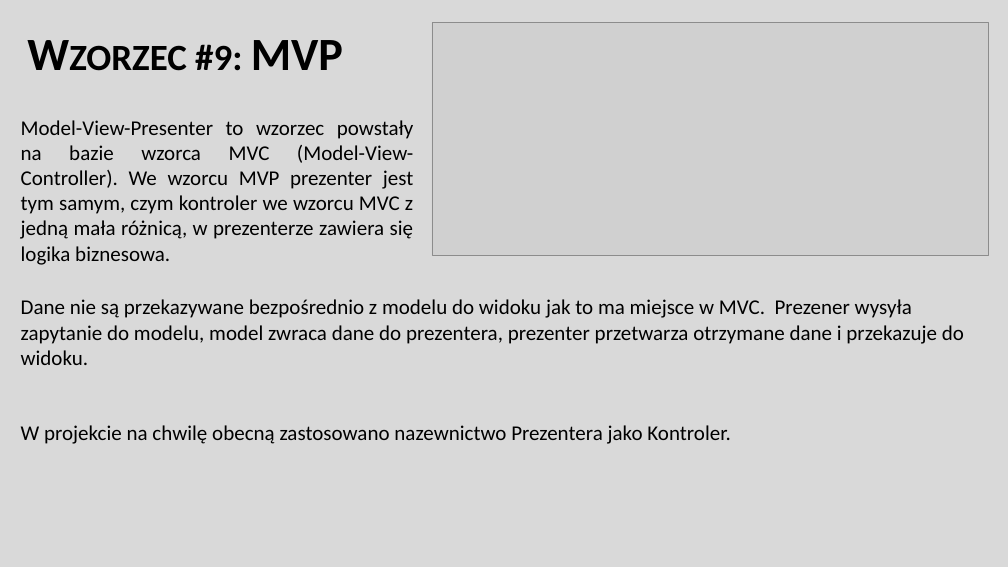
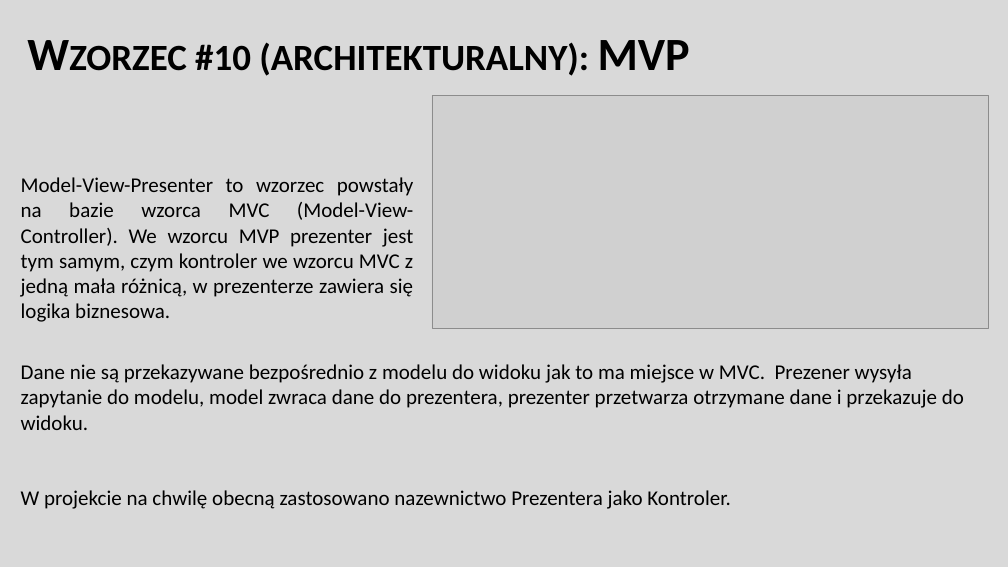
Before and after one commit to adambajguz/MusicPlayer, a slide deck: slide 22 of Documentation - PL/ZTP Dokumentation.pptx (slide 21 before the commit). Drawn at 1008x567 pixels with LibreOffice and Linux fonts; fonts in the diff are those of the drawing; grey boxes stand for pictures. Boxes give left, top, right and bottom in pixels: in the first picture for what was removed or moved away, otherwise in the second. Text is boxed around its words. In the diff, an @@ line names an element or a change of style, - is before the commit and + after.

```diff
--- a/Documentation - PL/ZTP Dokumentation.pptx
+++ b/Documentation - PL/ZTP Dokumentation.pptx
@@ title at (x1=195, y1=40, x2=690, y2=76): text changed @@
-Wzorzec #9: MVP
+Wzorzec #10 (architekturalny): MVP
@@ picture moved from (x1=432, y1=23, x2=988, y2=256) to (x1=432, y1=96, x2=988, y2=329) @@
@@ text "Model-View-Presenter to wzorzec powstały na ..." moved from (x1=21, y1=120, x2=413, y2=265) to (x1=21, y1=177, x2=413, y2=322) @@
@@ text "Dane nie są przekazywane bezpośrednio ..." moved from (x1=21, y1=299, x2=964, y2=444) to (x1=21, y1=364, x2=964, y2=509) @@
```
Also in this commit, not shown: 19 other slides changed, 11 other files.
